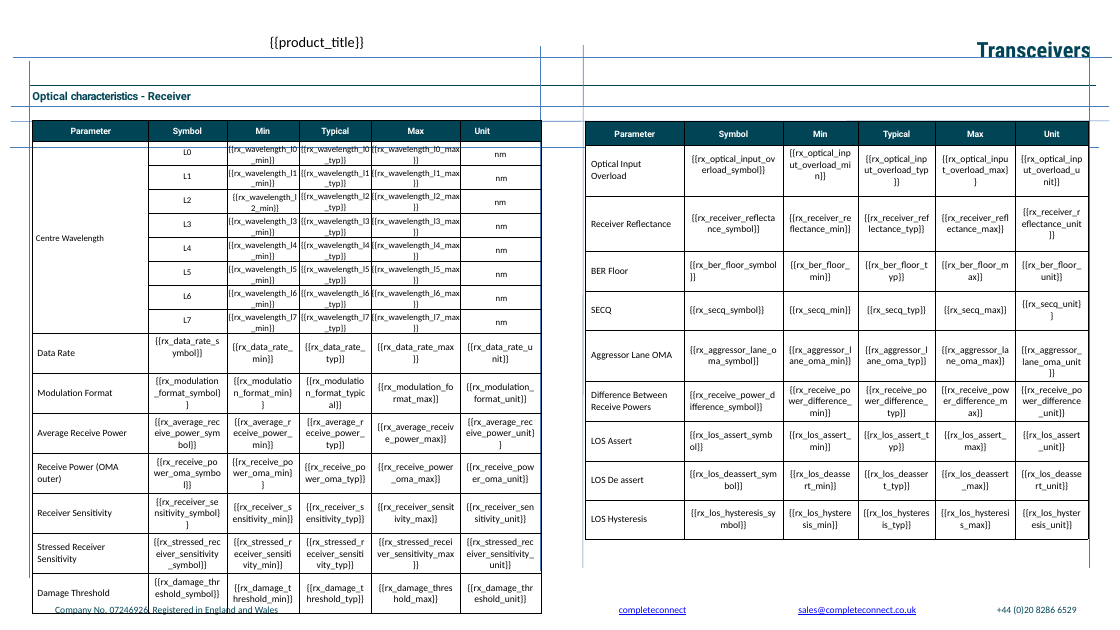
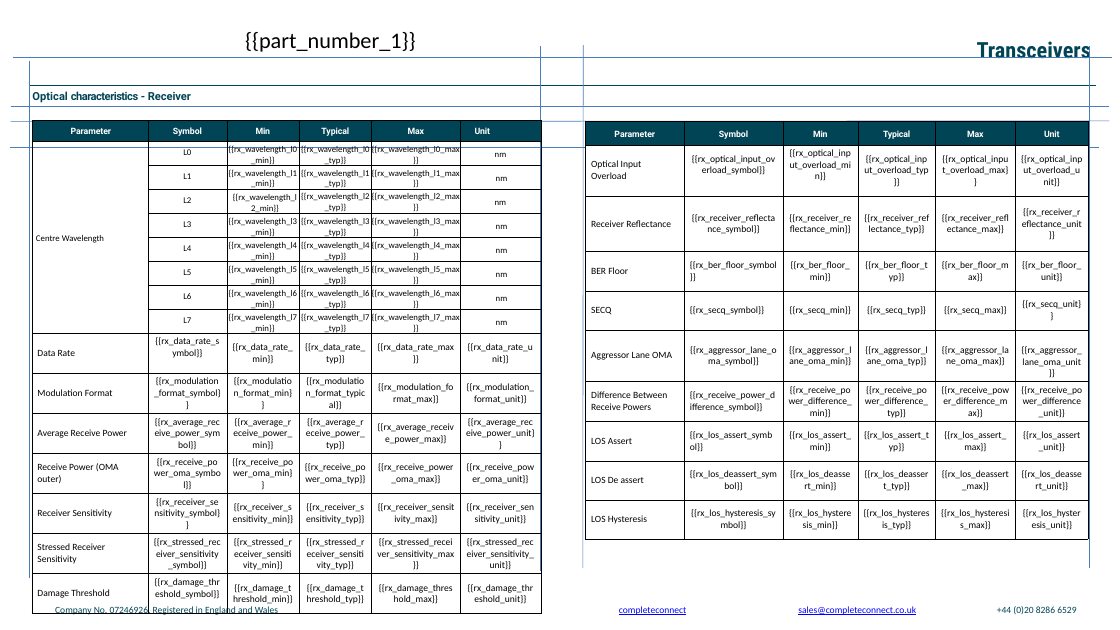
Before and after one commit to Sofiavenizelos/pptx-filler, a slide deck: slide 4 of template.pptx. Drawn at 1120x630 pixels with LibreOffice and Linux fonts; fonts in the diff are those of the drawing; background and template pictures are left out. Boxes give left, top, right and bottom in pixels: in the first picture for what was removed or moved away, otherwise in the second. Text is boxed around its words. In the diff, an @@ line names an element or a change of style, - is before the commit and + after.

```diff
--- a/template.pptx
+++ b/template.pptx
@@ text added at <box>245,32,416,52</box>, 28 pt, text #000000 @@
+{{part_number_1}}
@@ text removed at <box>270,36,364,50</box> @@
-{{product_title}}
```
Also in this commit, not shown: 6 other slides changed, 1 other file.
